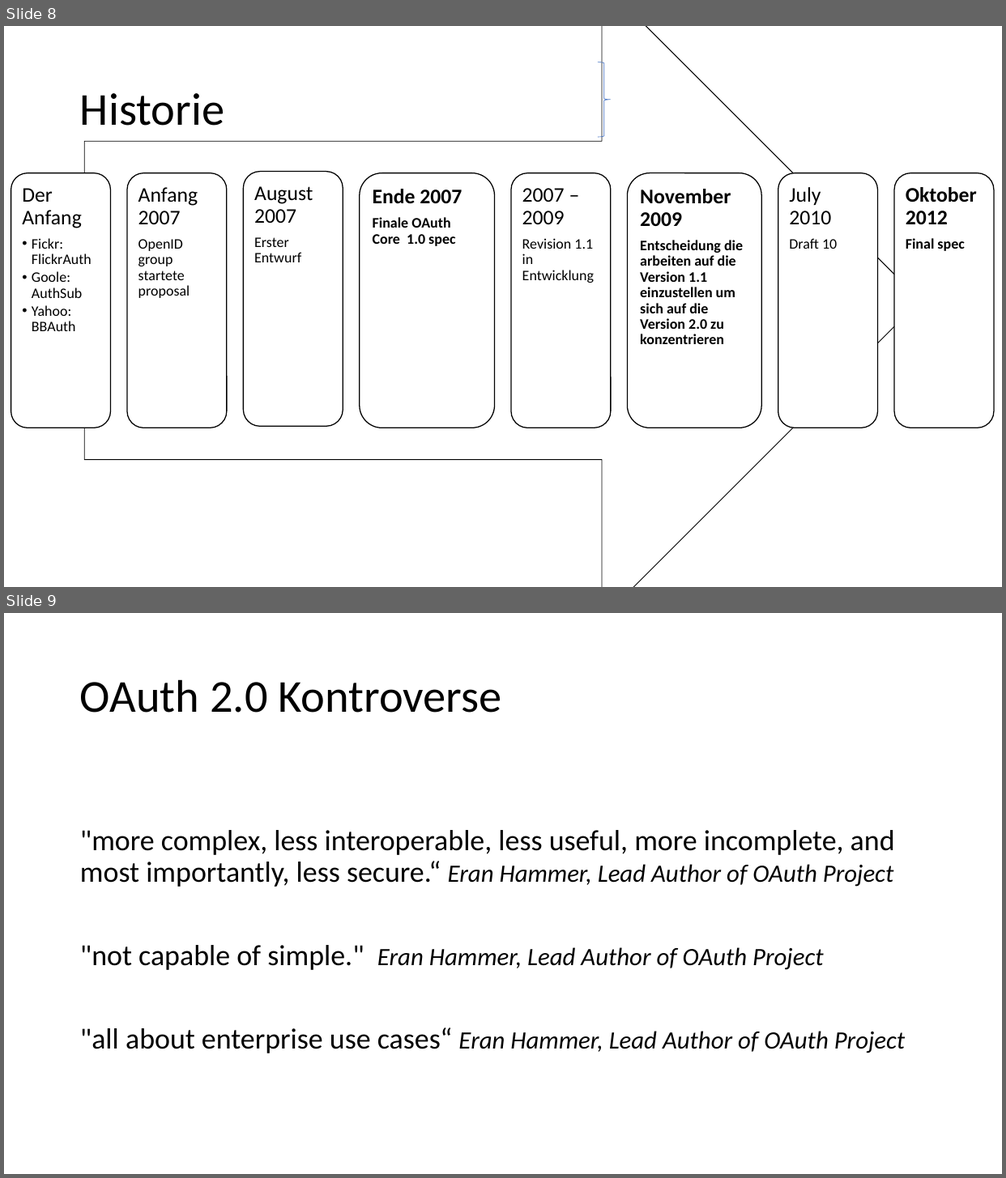
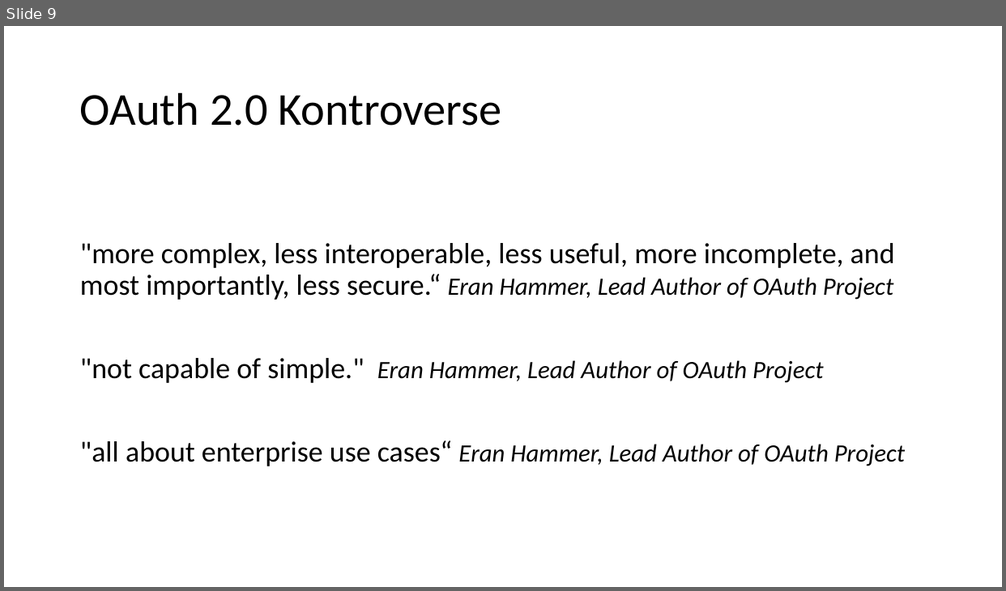
Before and after one commit to danielwagn3r/openid-workshop, a slide deck: OpenID Connect & OAuth.pptx. Shown one above the other, each under a label of ours: slides 8 and 9 before the commit, slide 9 after it. The pictures are 1006x1178 and 1006x591 pixels, drawn with LibreOffice and Linux fonts; fonts in the diff are those of the drawing. Boxes give left, top, right and bottom in pixels: in the first picture for what was removed or moved away, otherwise in the second. Text is boxed around its words. In the diff, an @@ line names an element or a change of style, - is before the commit and + after.

```diff
--- a/OpenID Connect & OAuth.pptx
+++ b/OpenID Connect & OAuth.pptx
@@ slide 8 removed at <box>4,26,1002,587</box>, background #FFFFFF @@
@@ right brace removed at <box>598,62,611,137</box> @@
@@ title removed at <box>80,93,224,126</box> @@
-Historie
@@ group removed at <box>10,26,994,587</box>: 8 rounded rectangles, 8 texts, 1 right arrow @@
-Der Anfang
-  • Fickr: FlickrAuth
-  • Goole: AuthSub
-  • Yahoo: BBAuth
-Anfang 2007
-  OpenID group startete proposal
-August 2007
-  Erster Entwurf
-Ende 2007
-  Finale OAuth Core 1.0 spec
-2007 – 2009
-  Revision 1.1 in Entwicklung
-November 2009
-  Entscheidung die arbeiten auf die Version 1.1 einzustellen um sich auf die Version 2.0 zu konzentrieren
-July 2010
-  Draft 10
-Oktober 2012
-  Final spec
```
Also in this commit, not shown: 16 slides changed, 1 slide added.
